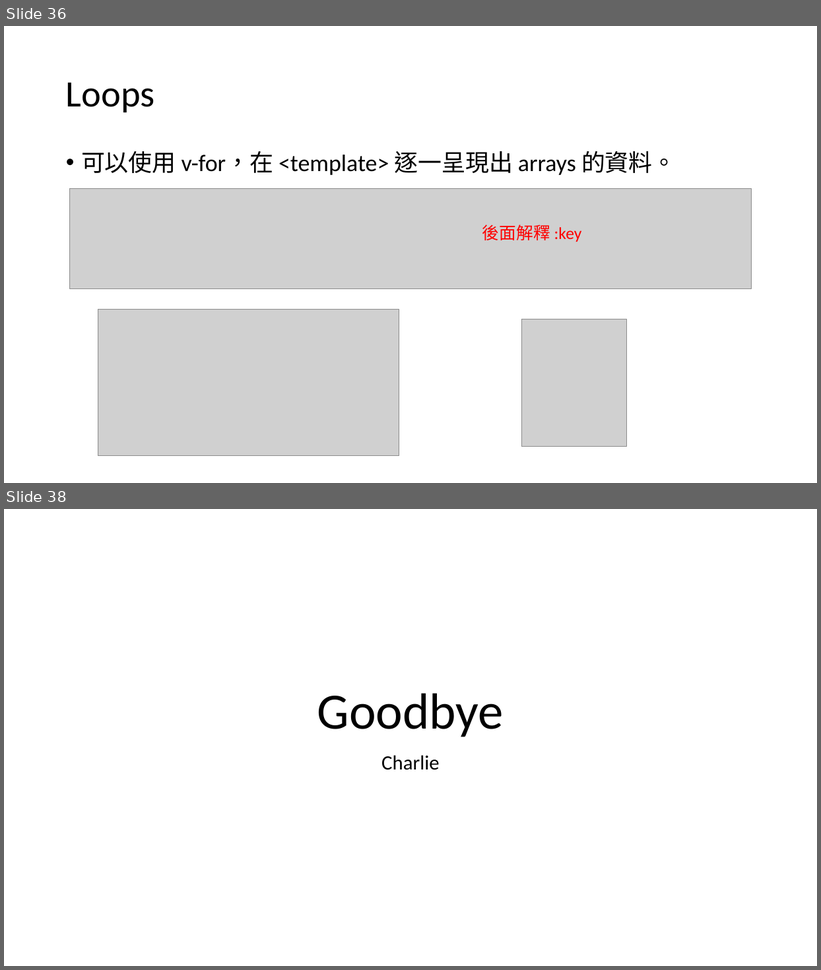
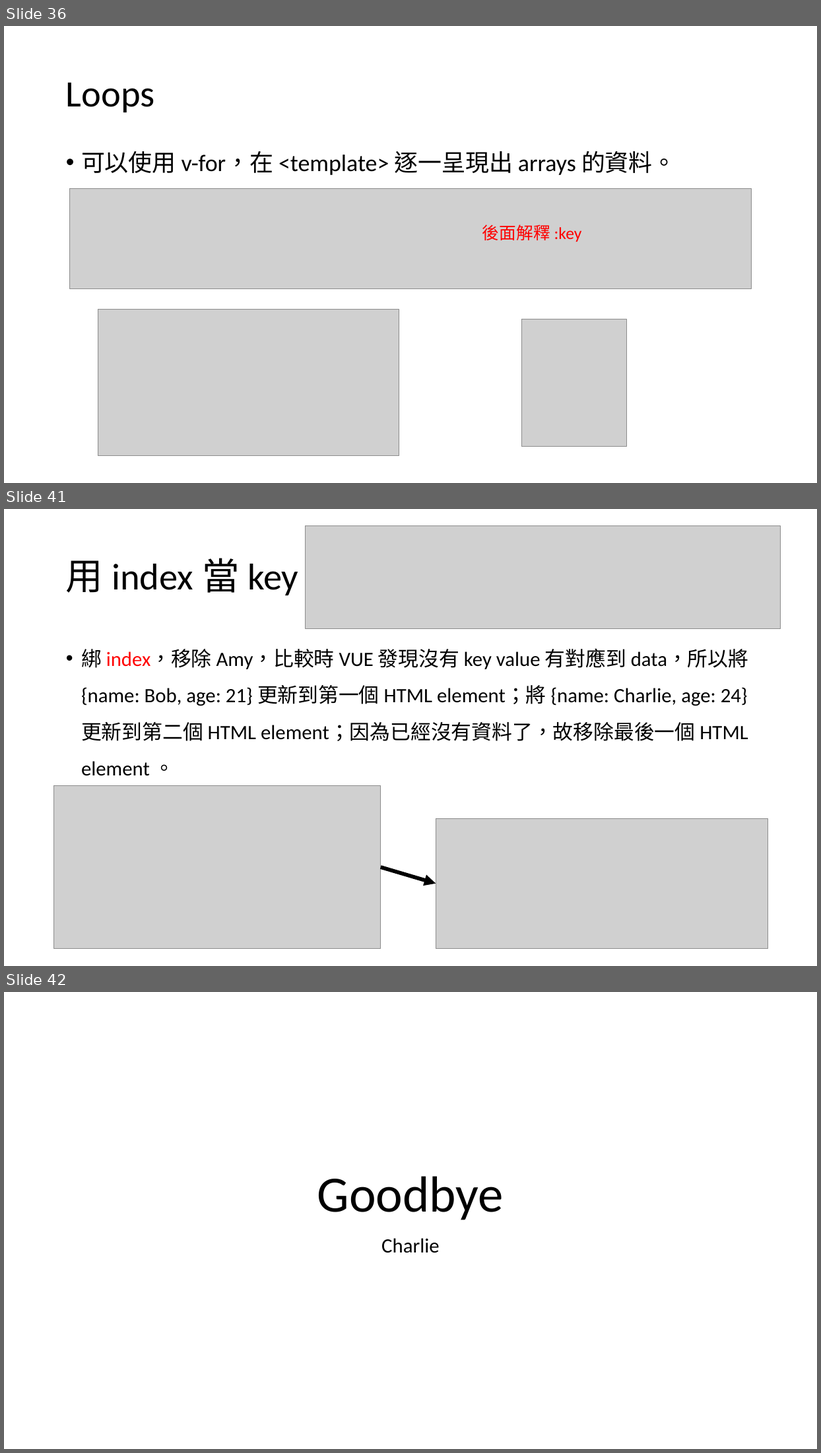
Before and after one commit to michael-ouyang-projects/vue3-practice, a slide deck: VUE3.pptx. Shown one above the other, each under a label of ours: slides 36 and 38 before the commit, slides 36, 41 and 42 after it; the slides between them are not shown. The pictures are 821x970 and 821x1453 pixels, drawn with LibreOffice and Linux fonts; fonts in the diff are those of the drawing; grey boxes stand for pictures. Boxes give left, top, right and bottom in pixels: in the first picture for what was removed or moved away, otherwise in the second. Text is boxed around its words. In the diff, an @@ line names an element or a change of style, - is before the commit and + after.

```diff
--- a/VUE3.pptx
+++ b/VUE3.pptx
@@ slide 41 added at [4,509,817,966], background #FFFFFF @@
@@ picture added at [306,526,781,629] @@
@@ title added at [66,558,298,595], 44 pt, text #000000 @@
+用 index 當 key
@@ text added at [81,648,749,776], 24 pt, text #000000 @@
+• 綁 index，移除 Amy，比較時 VUE 發現沒有 key value 有對應到 data，所以將 {name: Bob, age: 21} 更新到第一個 HTML element；將 {name: Charlie, age: 24} 更新到第二個 HTML element；因為已經沒有資料了，故移除最後一個 HTML element 。
@@ picture added at [54,786,381,949] @@
@@ picture added at [436,819,768,949] @@
@@ arrow added from (381, 867) to (436, 883), #000000 4.5 pt @@
@@ what was slide 38 is now slide 42 @@
```
Also in this commit, not shown: 4 slides changed, 4 other slides added, 1 slide removed.
